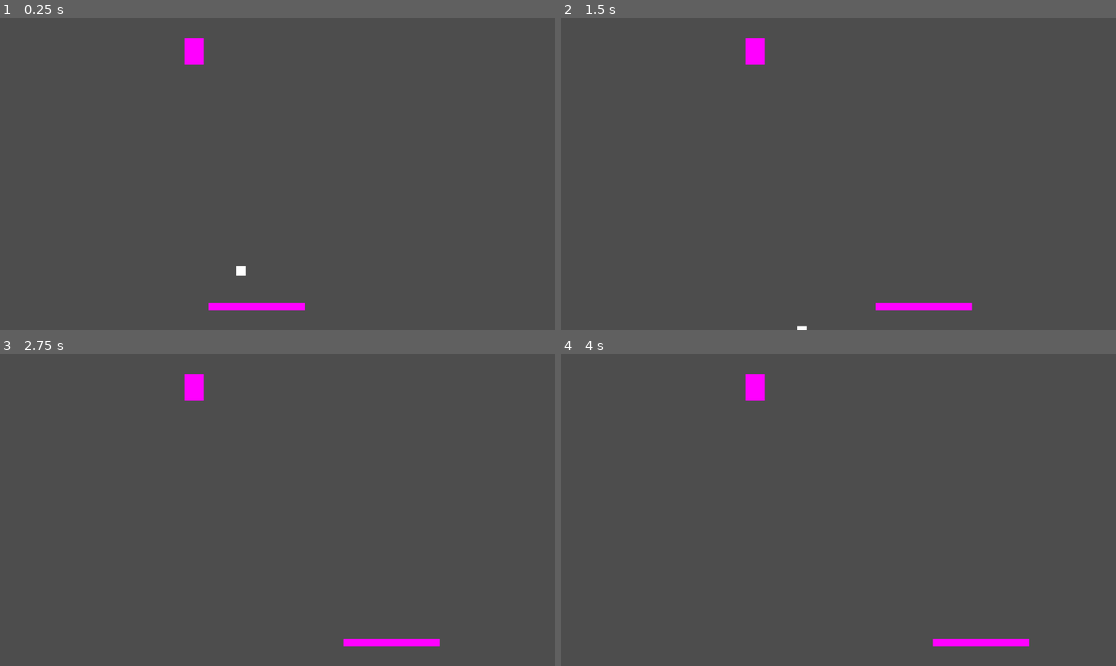
Above: before the commit, frames 1-4 (two rows, left to right).
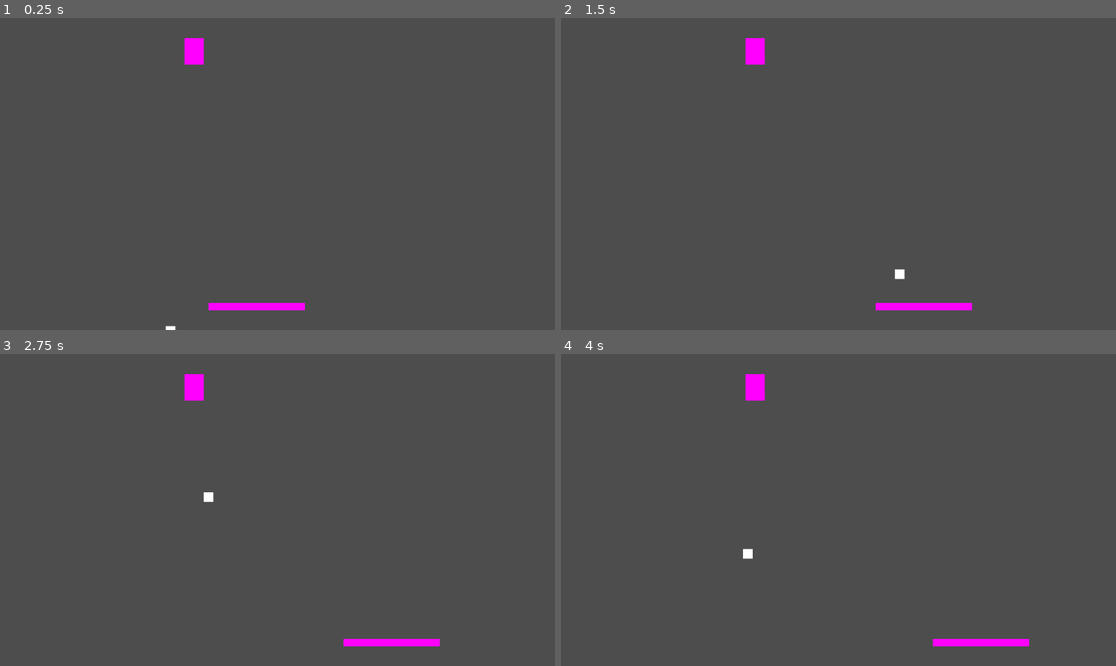
Above: after the commit, the same moments.

Repository: PontusEkstrom02/PingPang
Game: Godot game, scene res://scenes/game.tscn
The game is run twice, just before and just after one commit, with the same random seed, the same clock (stepped at 60 frames per second) and the same inputs.
Inputs:
- Up to frame 1 (0.25 s): no input
- Up to frame 2 (1.5 s): hold Right (move_right) 0.53-1.28 s; hold Left (move_left) from 1.28 s (still down)
- Up to frame 3 (2.75 s): release Left (move_left) at 2.03 s; hold Right (move_right) from 2.03 s (still down)
- Up to frame 4 (4 s): tap Enter at 2.75 s; release Right (move_right) at 3.53 s; hold Left (move_left) from 3.53 s (still down)

The runs differ from the first frame. In frame 1, less than 0.1% of the frame differs, in the area x 29-45%, y 79-100%; in frame 2, less than 0.1%, in the area x 42-62%, y 80-100%; in frame 3, less than 0.1%; in frame 4, less than 0.1%.

Commit message:
Fixed gameArea

Diff:
--- /dev/null
+++ b/player.tscn
@@ -0,0 +1,26 @@
+[gd_scene load_steps=4 format=3 uid="uid://0nu858u8vdln"]
+
+[ext_resource type="Script" path="res://scripts/player.gd" id="1_gat3s"]
+
+[sub_resource type="PlaceholderTexture2D" id="PlaceholderTexture2D_2vqut"]
+size = Vector2(200, 15)
+
+[sub_resource type="RectangleShape2D" id="RectangleShape2D_drxu5"]
+size = Vector2(200, 16)
+
+[node name="Player" type="Area2D"]
+position = Vector2(533, 600)
+collision_layer = 2
+collision_mask = 0
+script = ExtResource("1_gat3s")
+metadata/_edit_group_ = true
+
+[node name="Sprite2D" type="Sprite2D" parent="."]
+position = Vector2(1, 0)
+texture = SubResource("PlaceholderTexture2D_2vqut")
+
+[node name="CollisionShape2D" type="CollisionShape2D" parent="."]
+light_mask = 7
+visibility_layer = 7
+position = Vector2(1, 0)
+shape = SubResource("RectangleShape2D_drxu5")
--- a/scenes/game.tscn
+++ b/scenes/game.tscn
@@ -1,16 +1,27 @@
-[gd_scene load_steps=5 format=3 uid="uid://dienf7wkpvhhx"]
+[gd_scene load_steps=6 format=3 uid="uid://ch0alm17oetyb"]
 
-[ext_resource type="PackedScene" uid="uid://bfc2tcsvdnb06" path="res://scenes/ball.tscn" id="1_v6cxc"]
+[ext_resource type="PackedScene" uid="uid://c5vedibudhyqc" path="res://scenes/ball.tscn" id="1_v6cxc"]
 [ext_resource type="PackedScene" uid="uid://cpcy1bywb6fmq" path="res://scenes/enemy_1.tscn" id="2_fbulc"]
 [ext_resource type="PackedScene" uid="uid://qwdoopkh3mud" path="res://scenes/game_area.tscn" id="3_qbrsg"]
-[ext_resource type="PackedScene" uid="uid://by1544yvgpjft" path="res://scenes/player.tscn" id="4_jpr2r"]
+[ext_resource type="PackedScene" path="res://scenes/player.tscn" id="4_jpr2r"]
+
+[sub_resource type="GDScript" id="GDScript_sadoj"]
+script/source = "extends Area2D
+
+func _on_body_entered(body):
+	pass
+
+func _ready():
+	pass
+"
 
 [node name="Game" type="Node"]
 
-[node name="CharacterBody2D" parent="." instance=ExtResource("1_v6cxc")]
+[node name="ball" parent="." instance=ExtResource("1_v6cxc")]
 
 [node name="enemy1" parent="." instance=ExtResource("2_fbulc")]
 
 [node name="gameArea" parent="." instance=ExtResource("3_qbrsg")]
+script = SubResource("GDScript_sadoj")
 
 [node name="Player" parent="." instance=ExtResource("4_jpr2r")]
--- a/scenes/game_area.tscn
+++ b/scenes/game_area.tscn
@@ -1,32 +1,47 @@
 [gd_scene load_steps=3 format=3 uid="uid://qwdoopkh3mud"]
 
-[sub_resource type="CanvasItemMaterial" id="CanvasItemMaterial_3ns0y"]
+[sub_resource type="PhysicsMaterial" id="PhysicsMaterial_l05r4"]
+friction = 0.0
+bounce = 1.0
 
-[sub_resource type="RectangleShape2D" id="RectangleShape2D_h443a"]
-size = Vector2(1161, 20)
+[sub_resource type="RectangleShape2D" id="RectangleShape2D_mq6ej"]
+size = Vector2(1174, 15)
 
 [node name="gameArea" type="Area2D"]
 collision_mask = 0
+
+[node name="top" type="StaticBody2D" parent="."]
+position = Vector2(576, -3)
+physics_material_override = SubResource("PhysicsMaterial_l05r4")
 metadata/_edit_group_ = true
 
-[node name="topBorder" type="CollisionShape2D" parent="."]
-material = SubResource("CanvasItemMaterial_3ns0y")
-position = Vector2(576, 0)
-shape = SubResource("RectangleShape2D_h443a")
-debug_color = Color(0.0776199, 0.583754, 0.773094, 0.42)
+[node name="CollisionShape2D" type="CollisionShape2D" parent="top"]
+shape = SubResource("RectangleShape2D_mq6ej")
 
-[node name="rightBorder" type="CollisionShape2D" parent="."]
-position = Vector2(1151, 570)
+[node name="bottom" type="StaticBody2D" parent="."]
+position = Vector2(577, 668)
+physics_material_override = SubResource("PhysicsMaterial_l05r4")
+metadata/_edit_group_ = true
+
+[node name="CollisionShape2D" type="CollisionShape2D" parent="bottom"]
+shape = SubResource("RectangleShape2D_mq6ej")
+
+[node name="left" type="StaticBody2D" parent="."]
+position = Vector2(-1, 296)
 rotation = 1.5708
-shape = SubResource("RectangleShape2D_h443a")
+physics_material_override = SubResource("PhysicsMaterial_l05r4")
+metadata/_edit_group_ = true
 
-[node name="leftBorder" type="CollisionShape2D" parent="."]
-position = Vector2(0, 574)
+[node name="CollisionShape2D" type="CollisionShape2D" parent="left"]
+position = Vector2(0, 2.38419e-07)
+shape = SubResource("RectangleShape2D_mq6ej")
+
+[node name="right" type="StaticBody2D" parent="."]
+position = Vector2(1155, 305)
 rotation = 1.5708
-shape = SubResource("RectangleShape2D_h443a")
+physics_material_override = SubResource("PhysicsMaterial_l05r4")
+metadata/_edit_group_ = true
 
-[node name="bottomBorder" type="CollisionShape2D" parent="."]
-material = SubResource("CanvasItemMaterial_3ns0y")
-position = Vector2(572, 746)
-shape = SubResource("RectangleShape2D_h443a")
-debug_color = Color(0.0776199, 0.583754, 0.773094, 0.42)
+[node name="CollisionShape2D" type="CollisionShape2D" parent="right"]
+position = Vector2(0, 2.38419e-07)
+shape = SubResource("RectangleShape2D_mq6ej")
--- a/scripts/ball.gd
+++ b/scripts/ball.gd
@@ -1,17 +1,14 @@
 extends CharacterBody2D
 
-var screen_size : Vector2
-var speed : int = 100
-var dir : Vector2
+var speed : int = 10000 # Fix speed (high for testing)
+var dir : Vector2 = Vector2(1, 1).normalized()
 var collision_data : KinematicCollision2D = null
 
 func _ready():
-	dir = Vector2(0, 1)
-	screen_size = get_viewport_rect().size
+	pass
 
 func _physics_process(delta):
+	collision_data = move_and_collide(dir * speed * delta)
 
-	collision_data = move_and_collide(dir * speed * delta)
-	if collision_data != null:
-		print("dsffsdsdfsdf")
-		velocity = velocity.bounce(collision_data.get_normal())
+	if collision_data:
+		dir = dir.bounce(collision_data.get_normal()).normalized()
Not shown: 1 places in scenes/ball.tscn that only renumber resources
